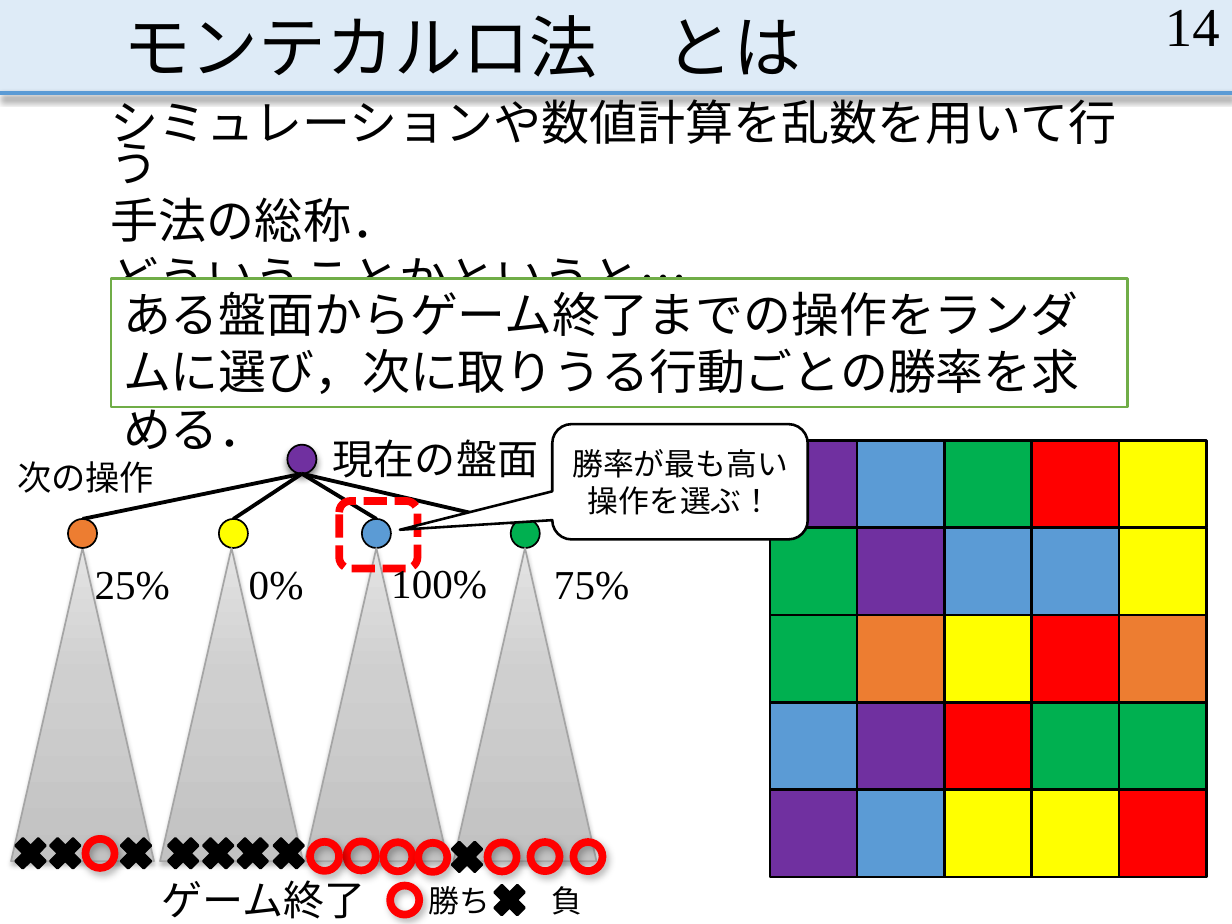
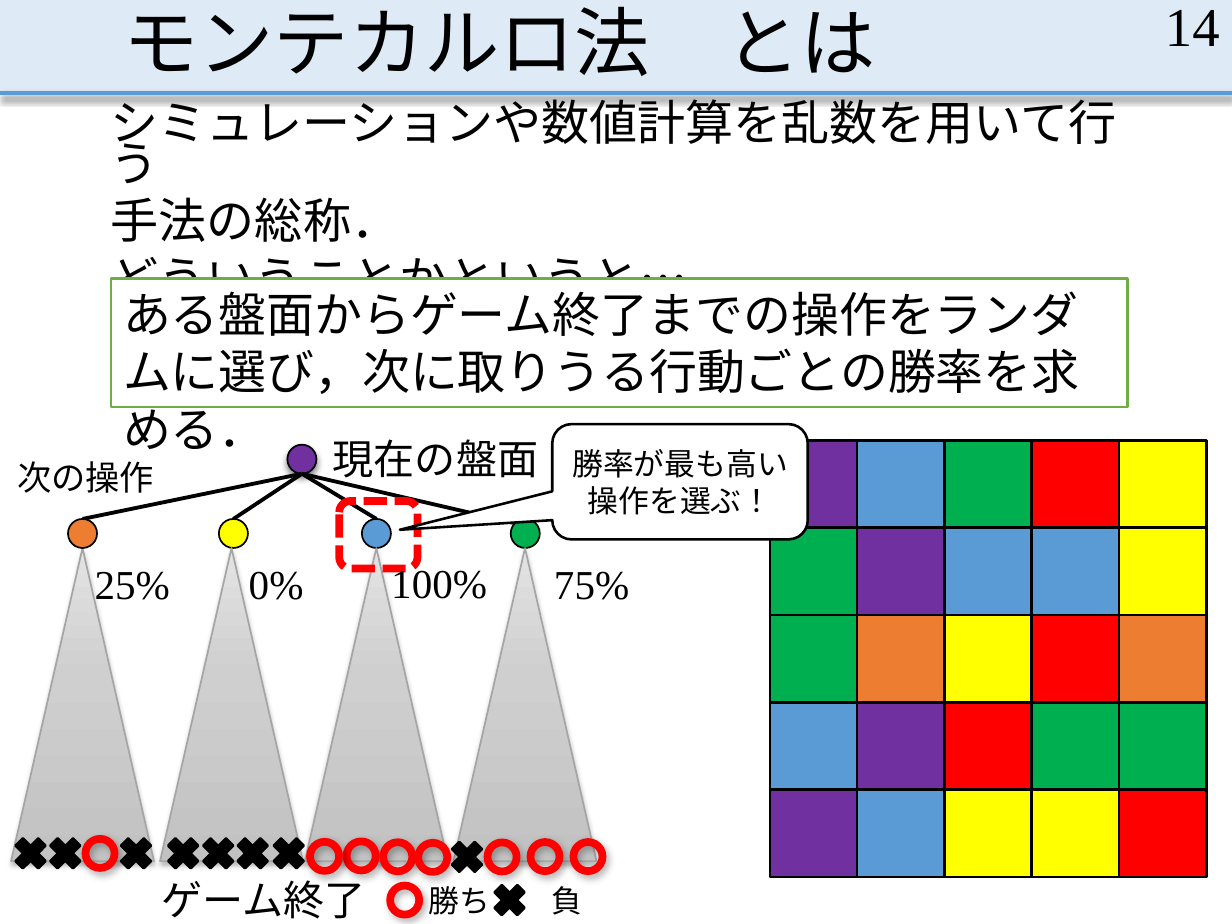
Before and after one commit to MasayaOda/SR, a slide deck: slide 14 of 中間発表1210.pptx. Drawn at 1232x924 pixels with LibreOffice and Linux fonts; fonts in the diff are those of the drawing. Boxes give left, top, right and bottom in pixels: in the first picture for what was removed or moved away, otherwise in the second. Text is boxed around its words. In the diff, an @@ line names an element or a change of style, - is before the commit and + after.

```diff
--- a/中間発表1210.pptx
+++ b/中間発表1210.pptx
@@ title "モンテカルロ法 とは" at (x1=123, y1=6, x2=876, y2=76): size 39.6 to 44 pt @@
```
Also in this commit, not shown: 18 other slides changed, 5 slides added, 1 slide removed.
